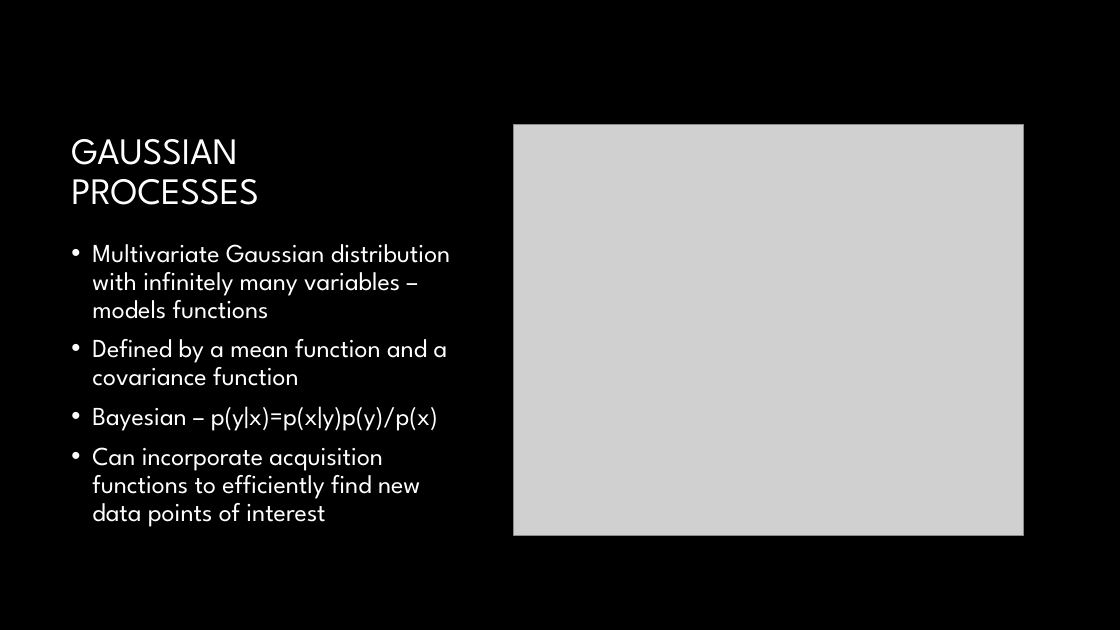
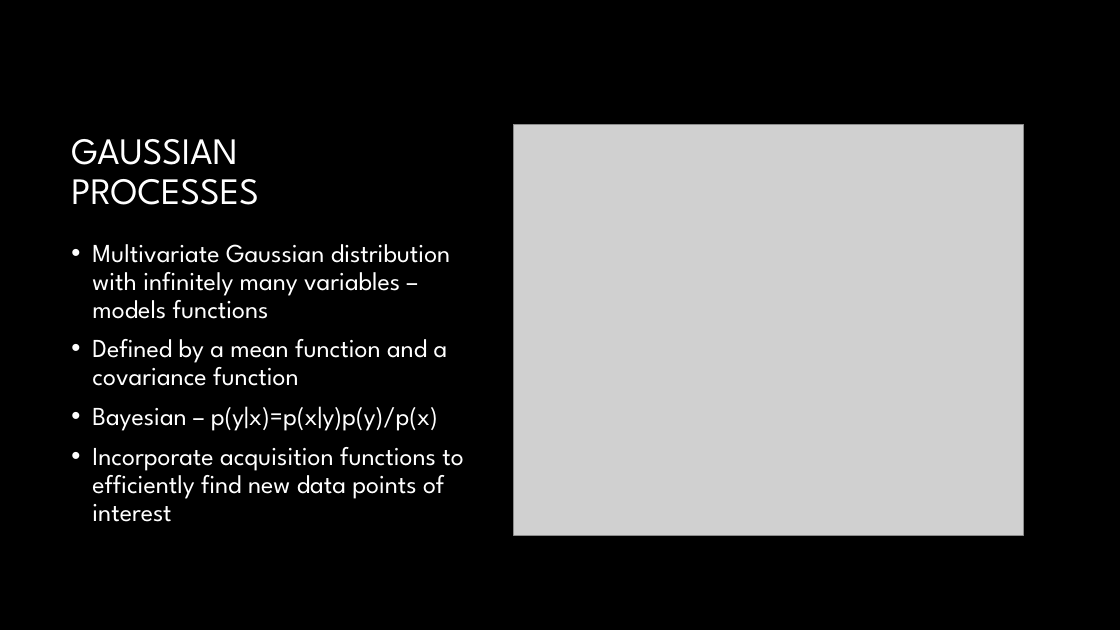
Before and after one commit to zxytan/IIB_Project, a slide deck: slide 5 of Michaelmas Presenation.pptx. Drawn at 1120x630 pixels with LibreOffice and Linux fonts; fonts in the diff are those of the drawing; grey boxes stand for pictures; background and template pictures are left out. Boxes give left, top, right and bottom in pixels: in the first picture for what was removed or moved away, otherwise in the second. Text is boxed around its words. In the diff, an @@ line names an element or a change of style, - is before the commit and + after.

```diff
--- a/Michaelmas Presenation.pptx
+++ b/Michaelmas Presenation.pptx
@@ text at (92,447,463,522): text changed @@
-• Can incorporate acquisition functions to efficiently find new data points of interest
+• Incorporate acquisition functions to efficiently find new data points of interest
```
Also in this commit, not shown: 4 other slides changed, 2 slides added, 3 other files.
